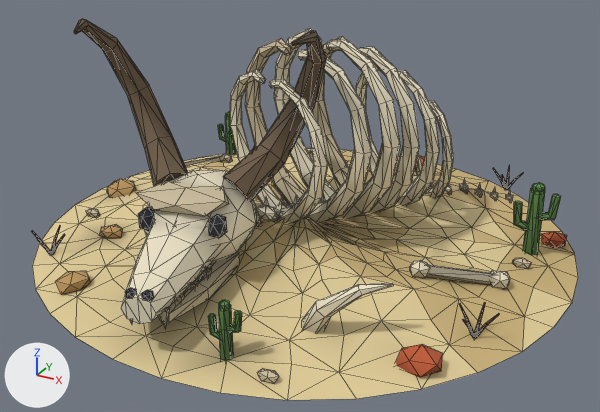
The glTF model public/models/nw_titan_bones.glb, before and after one commit.
Rendered twice from a 50 mm lens placed at (1.058, -1.934, 1.066), pointed at (0.038, -0.08, 0.139). The lights are fixed; the arrows at lower left show +X, +Y and +Z. The picture after the commit comes second. Mesh edges are drawn as thin lines. Vertices at exactly the same position are counted once.

Before the edit, the objects in view are built like this:
```python
ob_nw_titan_bones = bpy.data.objects.new('nw_titan_bones', me_nw_titan_bones)
ob_nw_titan_bones.location = (0.0, 0.0, 0.0)
```
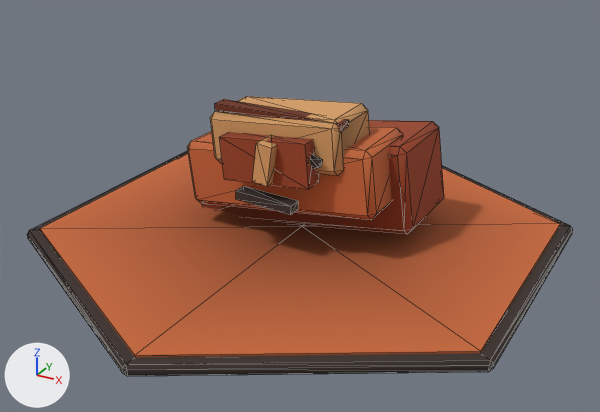
Changed parts and their boxes (x1, y1, x2, y2) in the pictures (600 x 412 px):
'nw_titan_bones', surface changed, reshaped (27% shorter): before (32, 18, 578, 400); after (27, 96, 573, 376)
part 1 of me_nw_titan_bones, added (brown): after (215, 99, 349, 131)
part 2 of me_nw_titan_bones, rebuilt (10% shorter): before (32, 150, 578, 400); after (27, 151, 573, 376)
part 3 of me_nw_titan_bones, added (brown): after (202, 120, 444, 234)
part 4 of me_nw_titan_bones, added (brown): after (187, 127, 403, 220)
part 5 of me_nw_titan_bones, added (orange): after (210, 96, 369, 176)
part 6 of me_nw_titan_bones, deleted (brown): before (32, 18, 567, 384)
part 7 of me_nw_titan_bones, reshaped: before (144, 30, 420, 268); after (219, 132, 323, 215)

The change, as a list of edits to the scene's bpy script:
```text
Change mat_sand_dark:
    where n2 = _N.new('ShaderNodeMix'); n2.name = 'Mix'
    n2.inputs[7].default_value: (0.61, 0.456, 0.202, 1.0) -> (0.156, 0.0319, 0.00972, 1.0)  # 'B', brown #cdb47c -> 'B', brown #6e3219
Change mat_sand:
    where n2 = _N.new('ShaderNodeMix'); n2.name = 'Mix'
    n2.inputs[7].default_value: (0.768, 0.624, 0.323, 1.0) -> (0.578, 0.141, 0.0423, 1.0)  # 'B', beige #e3cf9a -> 'B', orange #c8693a
Change mat_sandstone_dark:
    where n2 = _N.new('ShaderNodeMix'); n2.name = 'Mix'
    n2.inputs[7].default_value: (0.521, 0.323, 0.12, 1.0) -> (0.328, 0.0578, 0.0176, 1.0)  # 'B', orange #bf9a61 -> 'B', brown #9b4424
Add mat_basalt:
    mat_basalt = bpy.data.materials.new('basalt')
    # nodes: BsdfPrincipled, Mix, OutputMaterial, VertexColor
    # colours: brown #3b2f2a, mixed with the vertex colours
Add mat_gold:
    mat_gold = bpy.data.materials.new('gold')
    # nodes: BsdfPrincipled, Mix, OutputMaterial, VertexColor
    # colours: orange #d9a066, mixed with the vertex colours
Add mat_limestone:
    mat_limestone = bpy.data.materials.new('limestone')
    # nodes: BsdfPrincipled, Mix, OutputMaterial, VertexColor
    # colours: orange #d9a066, mixed with the vertex colours
Add mat_sandstone:
    mat_sandstone = bpy.data.materials.new('sandstone')
    # nodes: BsdfPrincipled, Mix, OutputMaterial, VertexColor
    # colours: orange #c8693a, mixed with the vertex colours
Change me_nw_titan_bones:
    remove me_nw_titan_bones.from_pydata(...)  # 2235 vertices, 3854 faces; spans x -0.76..0.78, y -0.76..0.77, z 0.0..0.67
    add me_nw_titan_bones.from_pydata(...)  # 207 vertices, 360 faces; spans x -0.69..0.69, y -0.8..0.8, z 0.0..0.43
    me_nw_titan_bones part 1: a new loose piece, a box spanning x -0.19..0.19, y -0.142..-0.097, z 0.4..0.418, in mat_sand_dark
    me_nw_titan_bones part 2: the loose piece of 273 vertices spanning x -0.76..0.78, y -0.76..0.77, z 0.0..0.11 is rebuilt with 51 vertices and now spans x -0.69..0.69, y -0.8..0.8, z 0.0..0.04
    me_nw_titan_bones part 3: a new loose piece of 28 vertices spanning x -0.38..0.34, y -0.02..0.26, z 0.0..0.33, in mat_sandstone_dark
    me_nw_titan_bones part 4: a new loose piece of 24 vertices spanning x -0.31..0.29, y -0.13..0.1, z 0.1..0.35, in mat_sandstone
    me_nw_titan_bones part 5: a new loose piece of 24 vertices spanning x -0.21..0.2, y -0.16..0.05, z 0.24..0.43, in mat_limestone
    me_nw_titan_bones part 6: 135 loose pieces with 1734 vertices, spanning x -0.71..0.7, y -0.74..0.72, z 0.0..0.67, are deleted
    me_nw_titan_bones part 7
    228 vertices are removed from x -0.25..0.32, y -0.53..0.23, z 0.03..0.67
    436 faces are deleted
    40 vertices are added at x -0.15..0.15, y -0.23..-0.14, z 0.18..0.37
    8 new vertices lie (0.05, 0.0, 0.0) away from vertices in x -0.15..0.1, y -0.23..-0.15, z 0.3..0.36
    52 new faces join them, mat_basalt
    12 new faces join them, mat_sandstone_dark
    12 new faces join them, mat_limestone
    other edits to the shape of me_nw_titan_bones do not show in these pictures
    remove me_nw_titan_bones.materials.append(mat_bone)
    remove me_nw_titan_bones.materials.append(mat_bone_shade)
    remove me_nw_titan_bones.materials.append(mat_black)
    remove me_nw_titan_bones.materials.append(mat_nat_horn)
    remove me_nw_titan_bones.materials.append(mat_nat_redrock)
    remove me_nw_titan_bones.materials.append(mat_nat_cactus)
    remove me_nw_titan_bones.materials.append(mat_wood_dark)
    add me_nw_titan_bones.materials.append(mat_basalt)
    add me_nw_titan_bones.materials.append(mat_sandstone)
    add me_nw_titan_bones.materials.append(mat_limestone)
    add me_nw_titan_bones.materials.append(mat_gold)
```
